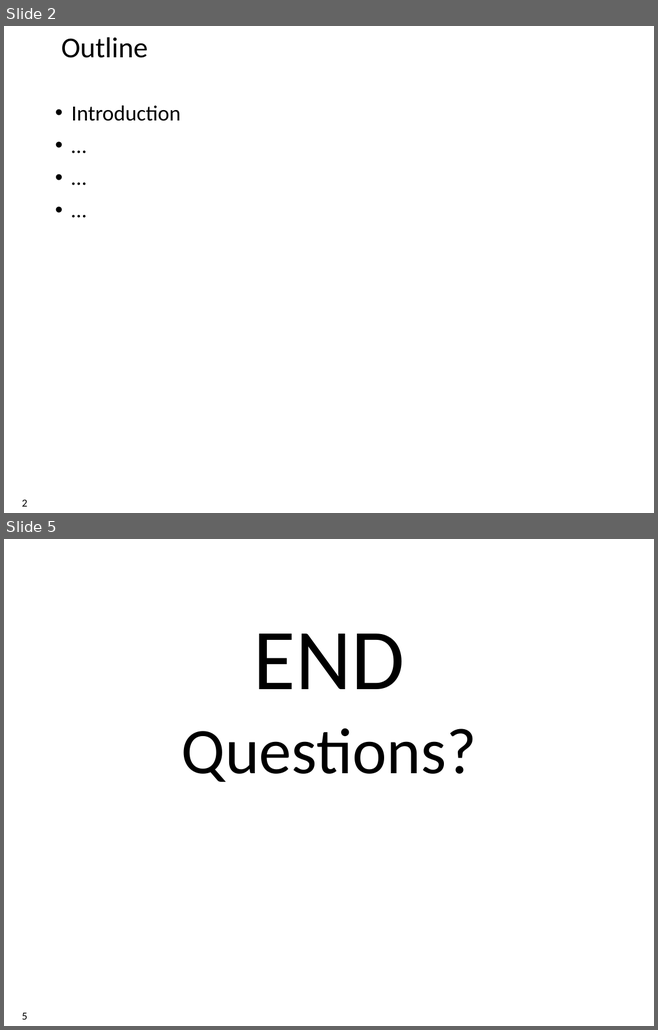
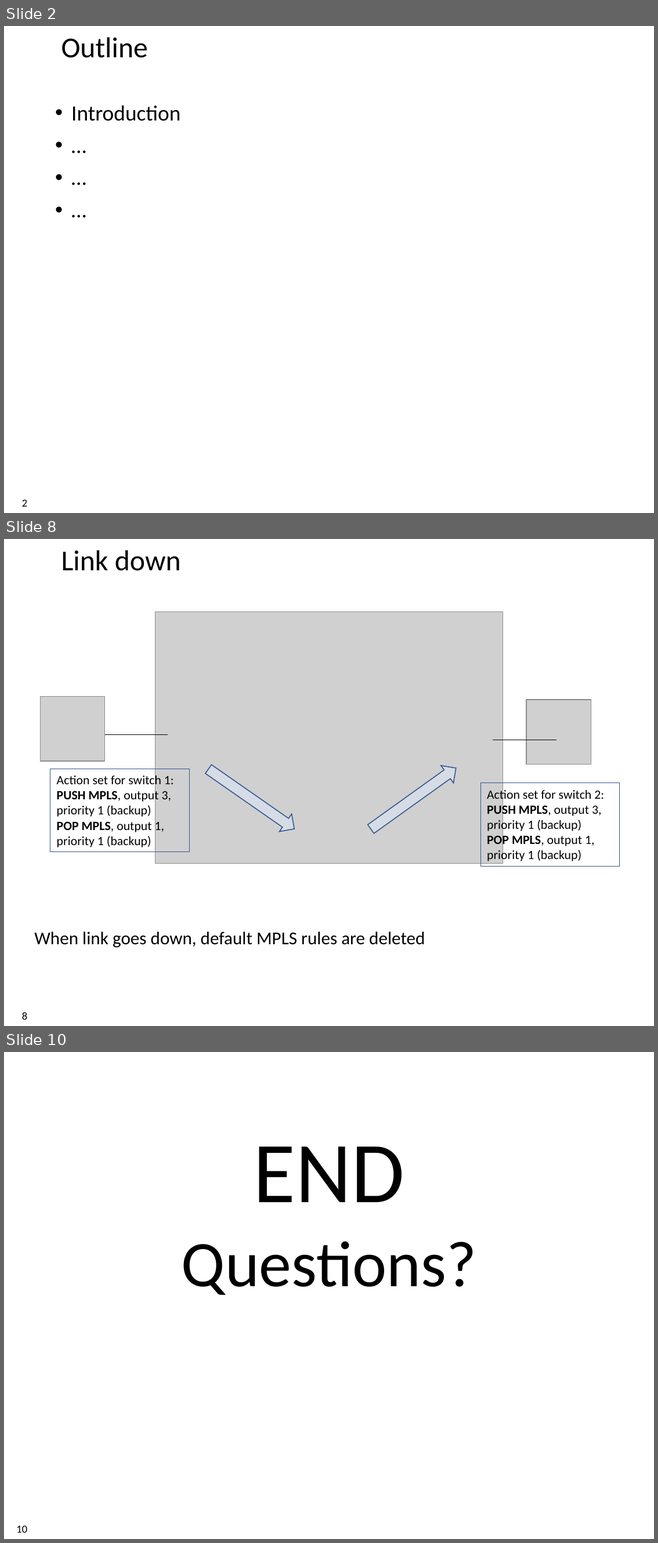
Before and after one commit to xdl907/switching-and-routing-project, a slide deck: template_project_exam__1_.pptx. Shown one above the other, each under a label of ours: slides 2 and 5 before the commit, slides 2, 8 and 10 after it; the slides between them are not shown. The pictures are 658x1030 and 658x1543 pixels, drawn with LibreOffice and Linux fonts; fonts in the diff are those of the drawing; grey boxes stand for pictures; background and template pictures are left out. Boxes give left, top, right and bottom in pixels: in the first picture for what was removed or moved away, otherwise in the second. Text is boxed around its words. In the diff, an @@ line names an element or a change of style, - is before the commit and + after.

```diff
--- a/template_project_exam__1_.pptx
+++ b/template_project_exam__1_.pptx
@@ slide 8 added at bbox=[4, 539, 654, 1026], background #FFFFFF @@
@@ title added at bbox=[61, 550, 181, 571], 32 pt, text #000000 @@
+Link down
@@ picture added at bbox=[155, 611, 502, 863] @@
@@ picture added at bbox=[41, 696, 106, 761] @@
@@ picture added at bbox=[526, 700, 591, 765] @@
@@ line added from (72, 734) to (168, 734), #000000 0.5 pt @@
@@ line added from (492, 740) to (556, 740), #000000 0.5 pt @@
@@ down arrow added at bbox=[202, 761, 300, 838], fill #D6DCE5, outline #325491 1 pt @@
@@ down arrow added at bbox=[364, 759, 462, 838], fill #D6DCE5, outline #325491 1 pt @@
@@ rectangle added at bbox=[50, 769, 189, 852], outline #325491 0.75 pt, 14 pt, text #000000 @@
+Action set for switch 1:
+PUSH MPLS, output 3,
+priority 1 (backup)
+POP MPLS, output 1, priority 1 (backup)
@@ rectangle added at bbox=[480, 783, 619, 866], outline #325491 0.75 pt, 14 pt, text #000000 @@
+Action set for switch 2:
+PUSH MPLS, output 3,
+priority 1 (backup)
+POP MPLS, output 1, priority 1 (backup)
@@ text added at bbox=[34, 932, 424, 948], 20 pt, text #000000 @@
+When link goes down, default MPLS rules are deleted
@@ page number added at bbox=[22, 1012, 27, 1020], 12 pt, text #000000 @@
+8
@@ what was slide 5 is now slide 10 @@
@@ page number at bbox=[16, 1526, 27, 1533]: text changed @@
-5
+10
```
Also in this commit, not shown: 2 slides changed, 4 other slides added.
